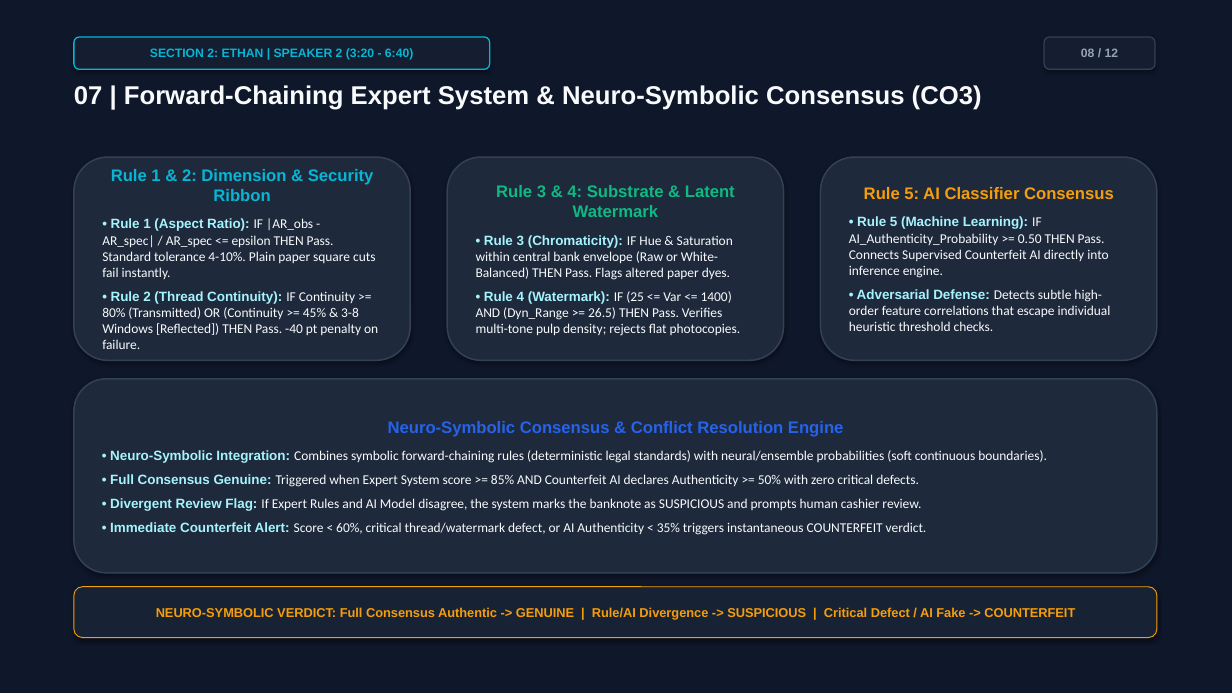
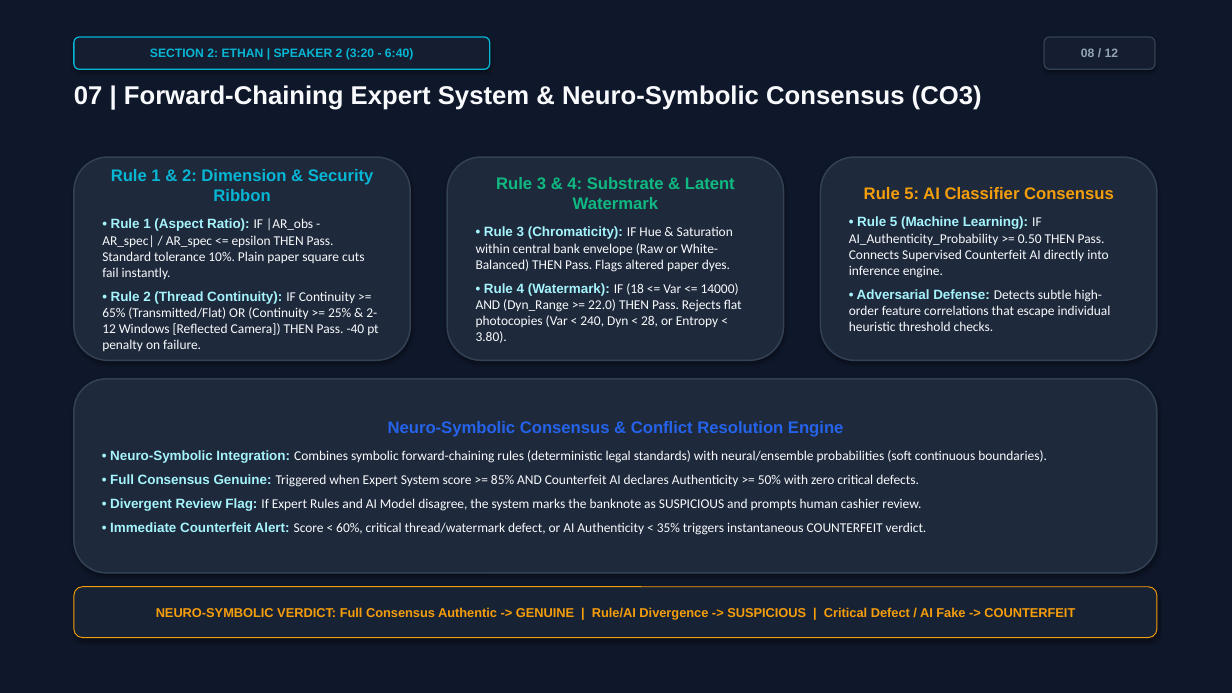
Before and after one commit to Soham51826/real-time-currency-counterfeit-checker, a slide deck: slide 8 of CurrencyGuard_AI_Defense_Presentation.pptx. Drawn at 1232x693 pixels with LibreOffice and Linux fonts; fonts in the diff are those of the drawing. Boxes give left, top, right and bottom in pixels: in the first picture for what was removed or moved away, otherwise in the second. Text is boxed around its words. In the diff, an @@ line names an element or a change of style, - is before the commit and + after.

```diff
--- a/CurrencyGuard_AI_Defense_Presentation.pptx
+++ b/CurrencyGuard_AI_Defense_Presentation.pptx
@@ text in rounded rectangle at <box>102,218,378,351</box>: text changed @@
-• Rule 1 (Aspect Ratio): IF |AR_obs - AR_spec| / AR_spec <= epsilon THEN Pass. Standard tolerance 4-10%. Plain paper square cuts fail instantly.
-• Rule 2 (Thread Continuity): IF Continuity >= 80% (Transmitted) OR (Continuity >= 45% & 3-8 Windows [Reflected]) THEN Pass. -40 pt penalty on failure.
+• Rule 1 (Aspect Ratio): IF |AR_obs - AR_spec| / AR_spec <= epsilon THEN Pass. Standard tolerance 10%. Plain paper square cuts fail instantly.
+• Rule 2 (Thread Continuity): IF Continuity >= 65% (Transmitted/Flat) OR (Continuity >= 25% & 2-12 Windows [Reflected Camera]) THEN Pass. -40 pt penalty on failure.
@@ text in rounded rectangle at <box>476,283,742,343</box>: text changed @@
-• Rule 4 (Watermark): IF (25 <= Var <= 1400) AND (Dyn_Range >= 26.5) THEN Pass. Verifies multi-tone pulp density; rejects flat photocopies.
+• Rule 4 (Watermark): IF (18 <= Var <= 14000) AND (Dyn_Range >= 22.0) THEN Pass. Rejects flat photocopies (Var < 240, Dyn < 28, or Entropy < 3.80).
```
Also in this commit, not shown: 4 other slides changed, 28 other files.
